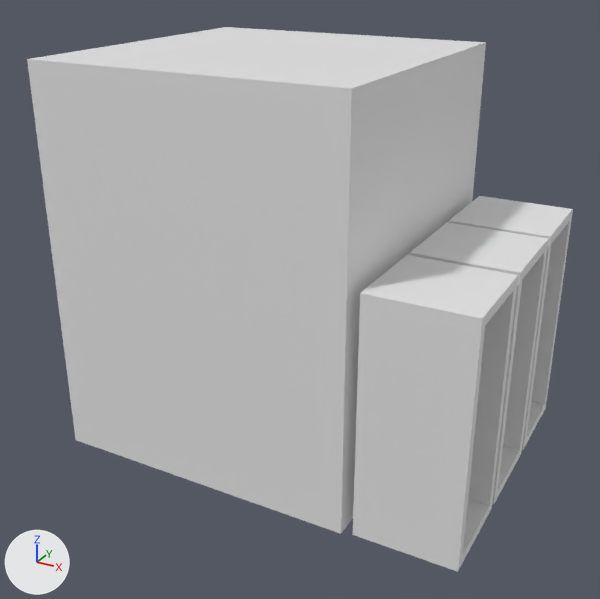
A saved change to the Blender file 3D-Prints/3D Files/dwave.blend.
Both versions are drawn from a 50 mm camera at (8.55, -17.85, 12.55) aimed at (-0.89, -0.67, 3.96). The lights are fixed; the arrows at lower left show +X, +Y and +Z.

Before the edit, the objects in view are built like this:
```python
me_cube_001 = bpy.data.meshes.new('Cube.001')
me_cube_001.from_pydata(...)  # a box spanning x -1.0..1.0, y -1.0..1.0, z -1.0..1.0
me_cube_002 = bpy.data.meshes.new('Cube.002')
me_cube_002.from_pydata(...)  # 48 vertices, 36 faces; spans x -1.0..1.0, y -1.0..5.26, z -1.0..1.0
ob_cube = bpy.data.objects.new('Cube', me_cube_001)
ob_cube.location = (-2.0, 0.0, 5.0)
ob_cube.scale = (4.0, 4.0, 5.0)
ob_cube_001 = bpy.data.objects.new('Cube.001', me_cube_002)
ob_cube_001.location = (3.5, -2.67, 3.0)
ob_cube_001.scale = (1.25, 1.23, 3.0)
```
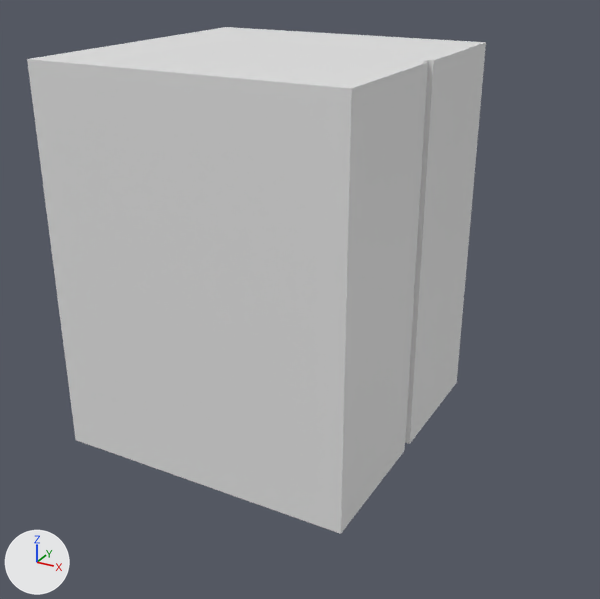
Where the newer file only moved an object's origin or applied its transform, the numbers keep the older frame.

Changed parts and their boxes [x1, y1, x2, y2] in the pictures (600 x 599 px):
'Cube.001', hidden
    before: [353, 196, 573, 572]

The change, as a diff of the scene's bpy script:
```diff
--- a/3D-Prints/3D Files/dwave.blend.py
+++ b/3D-Prints/3D Files/dwave.blend.py
@@ me_cube_002 @@
 me_cube_002.from_pydata(...)  # 48 vertices, 36 faces; spans x -1.0..1.0, y -1.0..5.26, z -1.0..1.0
 # used by ob_cube_001; location = (3.5, -2.67, 3.0); scale = (1.25, 1.23, 3.0)
+# me_cube_002 part 1: the whole mesh is scaled about its middle by (0.8, 0.813, 0.333), then moved by (-2.84, 0.04, -1.0)
@@ ob_cube_001 @@
 ob_cube_001.scale = (1.25, 1.23, 3.0)
+ob_cube_001.hide_viewport = True
```
